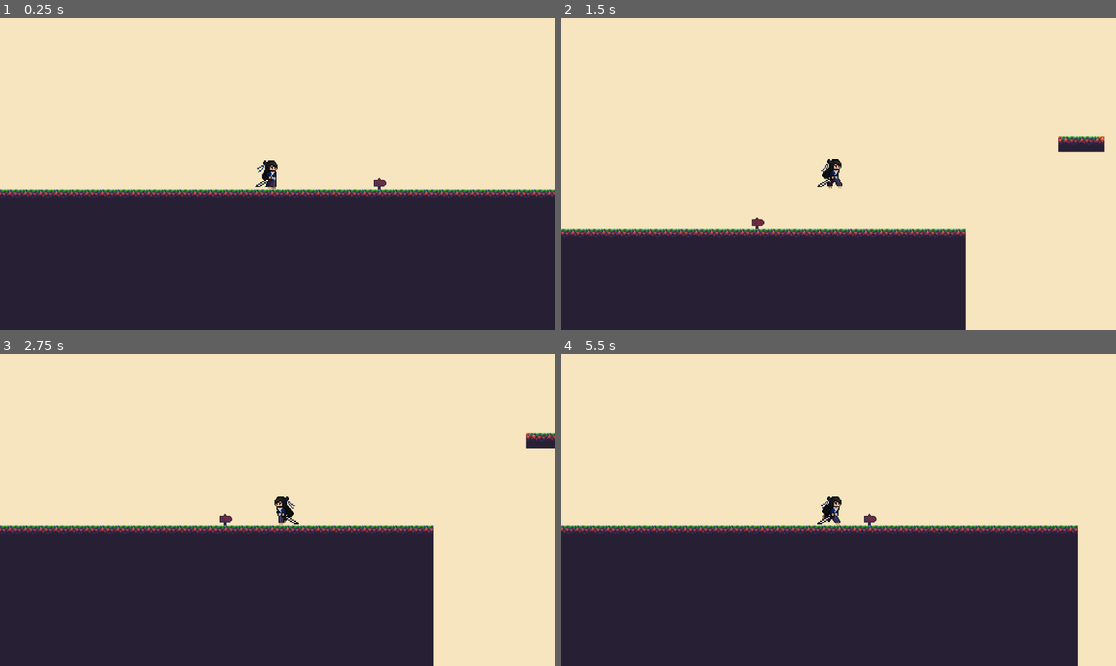
Above: before the commit, frames 1-4 (two rows, left to right).
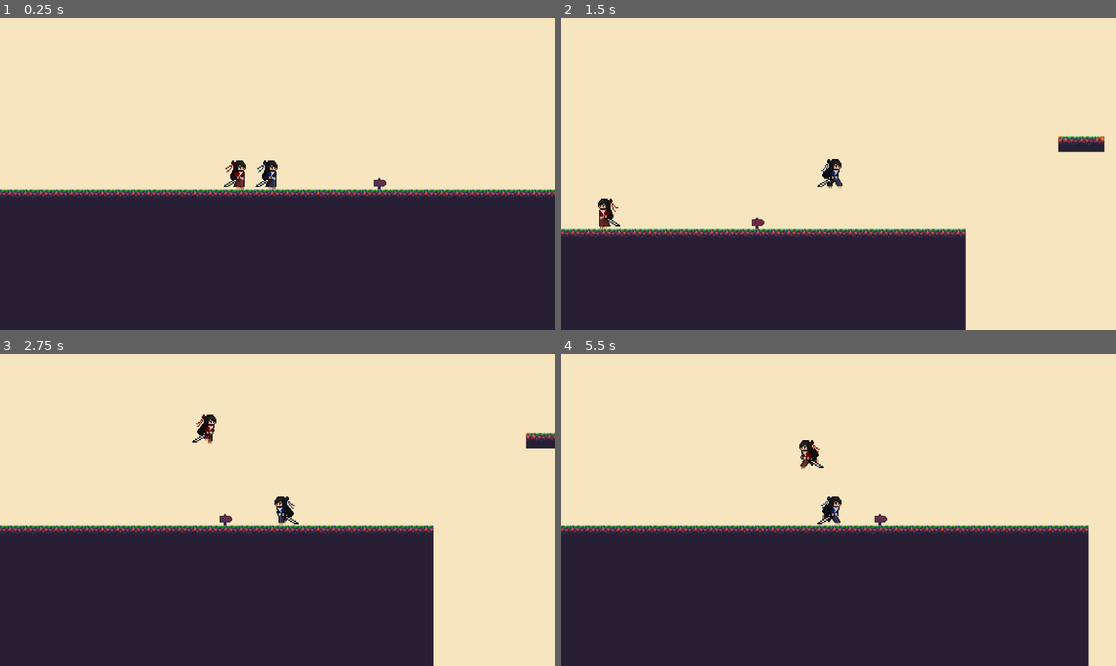
Above: after the commit, the same moments.

Repository: frema89/Shinto-Showdown
Game: Godot game, scene res://Level1.tscn
Same seed, same stepped clock (60 frames per second), same inputs: the game is played once before the commit and once after it.
Inputs:
- Up to frame 1 (0.25 s): no input
- Up to frame 2 (1.5 s): hold Keypad 0 (DashP2, bound only after the commit) 0.53-1.28 s; hold D (rightP1) from 0.53 s (still down); tap W (jumpP1) at 0.77 s; tap Left (LeftP2, bound only after the commit) at 0.8, 1.35 s
- Up to frame 3 (2.75 s): tap W (jumpP1) at 1.52 s; tap Right (RightP2, bound only after the commit) at 1.55 s; release D (rightP1) at 2.03 s; hold A (leftP1) from 2.03 s (still down); hold Right (RightP2, bound only after the commit) from 2.03 s (still down); tap Up (JumpP2, bound only after the commit) at 2.3 s
- Up to frame 4 (5.5 s): release A (leftP1) at 2.78 s; release Right (RightP2, bound only after the commit) at 2.78 s; hold D (rightP1) 2.78-4.28 s; tap Up (JumpP2, bound only after the commit) at 2.85, 5.3 s; tap W (jumpP1) at 3.02, 3.77, 4.52 s; tap Keypad 0 (DashP2, bound only after the commit) at 3.05, 4.35 s; hold Shift (dashP1) 3.53-4.28 s; tap Left (LeftP2, bound only after the commit) at 3.8 s; hold A (leftP1) 4.28-5.03 s; tap Right (RightP2, bound only after the commit) at 4.55 s; hold D (rightP1) from 5.03 s (still down); hold Left (LeftP2, bound only after the commit) from 5.03 s (still down)

The runs differ from the first frame. In frame 1, 0.2% of the frame differs, in the area x 40-45%, y 45-56%; in frame 2, 0.2%; in frame 3, 0.2%; in frame 4, 2.5%, in the area x 0-96%, y 27-100%.

Commit message:
Version 0.0.7
Made 2 player, fixed finish

Diff:
--- a/shinto-showdown/Finish.gd
+++ b/shinto-showdown/Finish.gd
@@ -1,7 +1,5 @@
 extends Area2D
 
-
-
-func _on_area_entered(area: Area2D) -> void:
-	pass # Replace with function body.
-	get_node("../Main").finish = true
+func _on_body_entered(body: Node2D) -> void:
+	if body.name == "CharacterBody2D":
+		get_node("../../Var").finish = true
--- a/shinto-showdown/Finish.tscn
+++ b/shinto-showdown/Finish.tscn
@@ -23,4 +23,4 @@
 position = Vector2(18.5, -27.5)
 shape = SubResource("RectangleShape2D_xyy2v")
 
-[connection signal="area_entered" from="Area2D" to="Area2D" method="_on_area_entered"]
+[connection signal="body_entered" from="Area2D" to="Area2D" method="_on_body_entered"]
--- a/shinto-showdown/Level1.tscn
+++ b/shinto-showdown/Level1.tscn
@@ -4,6 +4,7 @@
 [ext_resource type="PackedScene" uid="uid://bpnlde0nlhiqk" path="res://Player.tscn" id="2_mc20k"]
 [ext_resource type="PackedScene" uid="uid://b8codlv3vftbe" path="res://Finish.tscn" id="3_dwyiq"]
 [ext_resource type="PackedScene" uid="uid://dhgh72ardb0nd" path="res://Main.tscn" id="4_dn5ey"]
+[ext_resource type="PackedScene" uid="uid://qa44sn36ptrc" path="res://Player2.tscn" id="5_dn5ey"]
 
 [sub_resource type="TileSetAtlasSource" id="TileSetAtlasSource_dwyiq"]
 texture = ExtResource("1_mc20k")
@@ -154,4 +155,7 @@
 [node name="Finish" parent="." unique_id=1582781688 instance=ExtResource("3_dwyiq")]
 position = Vector2(768, -64)
 
-[node name="Main" parent="." unique_id=1492732327 instance=ExtResource("4_dn5ey")]
+[node name="Var" parent="." unique_id=1492732327 instance=ExtResource("4_dn5ey")]
+
+[node name="Player2" parent="." unique_id=862307774 instance=ExtResource("5_dn5ey")]
+position = Vector2(-138, -13)
--- a/shinto-showdown/Main.tscn
+++ b/shinto-showdown/Main.tscn
@@ -2,5 +2,5 @@
 
 [ext_resource type="Script" uid="uid://dkckaek8d2v2v" path="res://Var.gd" id="1_glv2v"]
 
-[node name="Main Var Node" type="Node2D" unique_id=1492732327]
+[node name="Main" type="Node2D" unique_id=1492732327]
 script = ExtResource("1_glv2v")
--- a/shinto-showdown/P1.gd
+++ b/shinto-showdown/P1.gd
@@ -1,6 +1,5 @@
 extends CharacterBody2D
 
-var finish
 var SPEED = 200.0
 const ADDSPEED = 20.0
 const JUMP_VELOCITY = -400.0
@@ -67,3 +66,7 @@
 
 	if position.y > 300:
 		position = Vector2(0, 0)
+
+	if get_node("../../Var").finish == true:
+		print("Test")
+		get_node("../../Var").finish = false
--- a/shinto-showdown/P2.gd
+++ b/shinto-showdown/P2.gd
@@ -21,7 +21,7 @@
 	if is_on_floor():
 		jumps = 0
 	# Handle jump.
-	if Input.is_action_just_pressed("jumpP2") and jumps < 2:
+	if Input.is_action_just_pressed("JumpP2") and jumps < 2:
 		jumps += 1
 		velocity.y = JUMP_VELOCITY
 
@@ -29,7 +29,7 @@
 	# Get the input direction and handle the movement/deceleration.
 	# As good practice, you should replace UI actions with custom gameplay actions.
 
-	var direction := Input.get_axis("leftP2", "rightP2")
+	var direction := Input.get_axis("LeftP2", "RightP2")
 	if direction:
 		velocity.x = direction * SPEED
 	else:
@@ -41,7 +41,7 @@
 	elif direction < 0:
 		player_sprite.flip_h = true
 
-	if Input.is_action_pressed("dashP2"):
+	if Input.is_action_pressed("DashP2"):
 		if not is_on_floor():
 			if rolltime < 0.8:
 				velocity.x = direction * ROLL_BOOST
@@ -52,13 +52,13 @@
 	else:
 		rolltime = 0
 
-	if Input.is_action_pressed("dashP2"):
+	if Input.is_action_pressed("DashP2"):
 		if not is_on_floor():
 			player_sprite.animation = "Dash"
-	elif Input.is_action_pressed("jumpP2"):
+	elif Input.is_action_pressed("JumpP2"):
 		player_sprite.animation = "Jump"
 
-	elif Input.is_action_pressed("rightP2") or Input.is_action_pressed("leftP2"):
+	elif Input.is_action_pressed("RightP2") or Input.is_action_pressed("LeftP2"):
 		player_sprite.animation = "Run"
 
 	else:
--- a/shinto-showdown/Player.tscn
+++ b/shinto-showdown/Player.tscn
@@ -79,10 +79,6 @@
 atlas = ExtResource("1_xhfnw")
 region = Rect2(384, 96, 48, 32)
 
-[sub_resource type="AtlasTexture" id="AtlasTexture_wi0c6"]
-atlas = ExtResource("1_xhfnw")
-region = Rect2(0, 96, 48, 32)
-
 [sub_resource type="AtlasTexture" id="AtlasTexture_xhfnw"]
 atlas = ExtResource("1_xhfnw")
 region = Rect2(0, 64, 48, 32)
@@ -187,9 +183,6 @@
 }, {
 "duration": 1.0,
 "texture": SubResource("AtlasTexture_rv870")
-}, {
-"duration": 1.0,
-"texture": SubResource("AtlasTexture_wi0c6")
 }],
 "loop": false,
 "name": &"Jump",
@@ -240,7 +233,7 @@
 position = Vector2(7, -7)
 scale = Vector2(1, 1.25)
 sprite_frames = SubResource("SpriteFrames_hqns4")
-animation = &"Run"
+animation = &"Idle"
 autoplay = "Idle"
 
 [node name="Camera2D" type="Camera2D" parent="CharacterBody2D" unique_id=278457772]
--- a/shinto-showdown/Player2.tscn
+++ b/shinto-showdown/Player2.tscn
@@ -45,14 +45,6 @@
 [sub_resource type="AtlasTexture" id="AtlasTexture_y2vxu"]
 atlas = ExtResource("2_eyttc")
 region = Rect2(144, 0, 48, 32)
-
-[sub_resource type="AtlasTexture" id="AtlasTexture_snpve"]
-atlas = ExtResource("2_eyttc")
-region = Rect2(0, 96, 48, 32)
-
-[sub_resource type="AtlasTexture" id="AtlasTexture_b4axb"]
-atlas = ExtResource("2_eyttc")
-region = Rect2(48, 96, 48, 32)
 
 [sub_resource type="AtlasTexture" id="AtlasTexture_at8cj"]
 atlas = ExtResource("2_eyttc")
@@ -157,12 +149,6 @@
 "speed": 5.0
 }, {
 "frames": [{
-"duration": 1.0,
-"texture": SubResource("AtlasTexture_snpve")
-}, {
-"duration": 1.0,
-"texture": SubResource("AtlasTexture_b4axb")
-}, {
 "duration": 1.0,
 "texture": SubResource("AtlasTexture_at8cj")
 }, {
@@ -218,7 +204,7 @@
 "speed": 5.0
 }]
 
-[node name="Node2D" type="Node2D" unique_id=862307774]
+[node name="Player2" type="Node2D" unique_id=862307774]
 
 [node name="CharacterBody2D" type="CharacterBody2D" parent="." unique_id=1554889734]
 script = ExtResource("1_mjxxk")
@@ -233,5 +219,5 @@
 position = Vector2(7, -7)
 scale = Vector2(1, 1.25)
 sprite_frames = SubResource("SpriteFrames_e7d53")
-animation = &"Idle"
-autoplay = "Idle"
+animation = &"Run"
+autoplay = "Run"
--- a/shinto-showdown/Var.gd
+++ b/shinto-showdown/Var.gd
@@ -1,12 +1,3 @@
 extends Node2D
 
 var finish = false
-
-# Called when the node enters the scene tree for the first time.
-func _ready() -> void:
-	pass # Replace with function body.
-
-
-# Called every frame. 'delta' is the elapsed time since the previous frame.
-func _process(delta: float) -> void:
-	pass
--- /dev/null
+++ b/shinto-showdown/Variables.tscn
@@ -0,0 +1,6 @@
+[gd_scene format=3 uid="uid://mx32rcqu17s1"]
+
+[ext_resource type="Script" uid="uid://dkckaek8d2v2v" path="res://Var.gd" id="1_k5g8f"]
+
+[node name="Var" type="Node2D" unique_id=1492732327]
+script = ExtResource("1_k5g8f")
--- a/shinto-showdown/project.godot
+++ b/shinto-showdown/project.godot
@@ -42,3 +42,23 @@
 "events": [Object(InputEventKey,"resource_local_to_scene":false,"resource_name":"","device":-1,"window_id":0,"alt_press …(195 unchanged characters)…
 ]
 }
+LeftP2={
+"deadzone": 0.2,
+"events": [Object(InputEventKey,"resource_local_to_scene":false,"resource_name":"","device":-1,"window_id":0,"alt_pressed":false,"shift_pressed":false,"ctrl_pressed":false,"meta_pressed":false,"pressed":false,"keycode":0,"physical_keycode":4194319,"key_label":0,"unicode":0,"location":0,"echo":false,"script":null)
+]
+}
+JumpP2={
+"deadzone": 0.2,
+"events": [Object(InputEventKey,"resource_local_to_scene":false,"resource_name":"","device":-1,"window_id":0,"alt_pressed":false,"shift_pressed":false,"ctrl_pressed":false,"meta_pressed":false,"pressed":false,"keycode":0,"physical_keycode":4194320,"key_label":0,"unicode":0,"location":0,"echo":false,"script":null)
+]
+}
+RightP2={
+"deadzone": 0.2,
+"events": [Object(InputEventKey,"resource_local_to_scene":false,"resource_name":"","device":-1,"window_id":0,"alt_pressed":false,"shift_pressed":false,"ctrl_pressed":false,"meta_pressed":false,"pressed":false,"keycode":0,"physical_keycode":4194321,"key_label":0,"unicode":0,"location":0,"echo":false,"script":null)
+]
+}
+DashP2={
+"deadzone": 0.2,
+"events": [Object(InputEventKey,"resource_local_to_scene":false,"resource_name":"","device":-1,"window_id":0,"alt_pressed":false,"shift_pressed":false,"ctrl_pressed":false,"meta_pressed":false,"pressed":false,"keycode":0,"physical_keycode":4194438,"key_label":0,"unicode":0,"location":0,"echo":false,"script":null)
+]
+}
